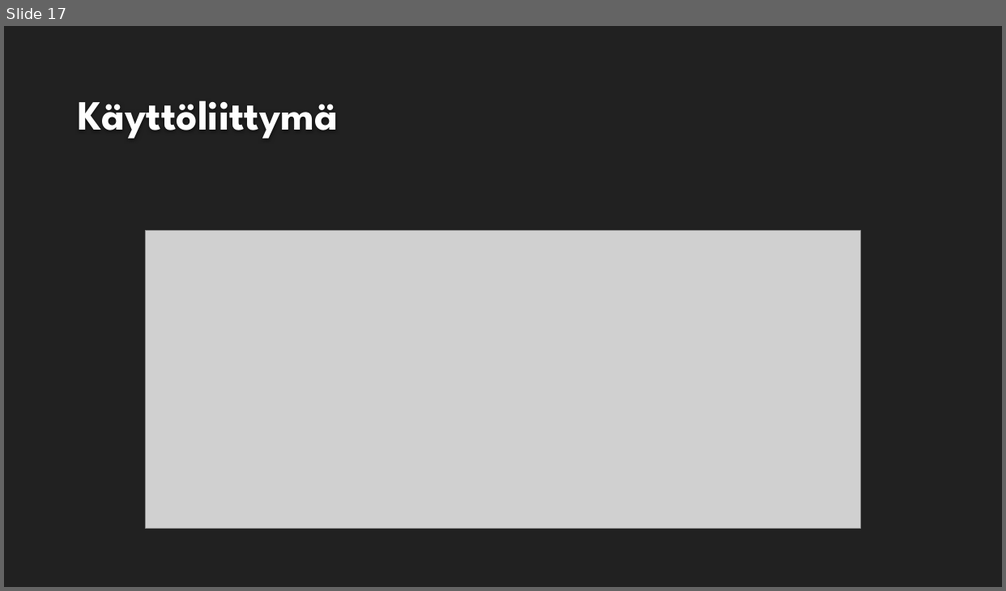
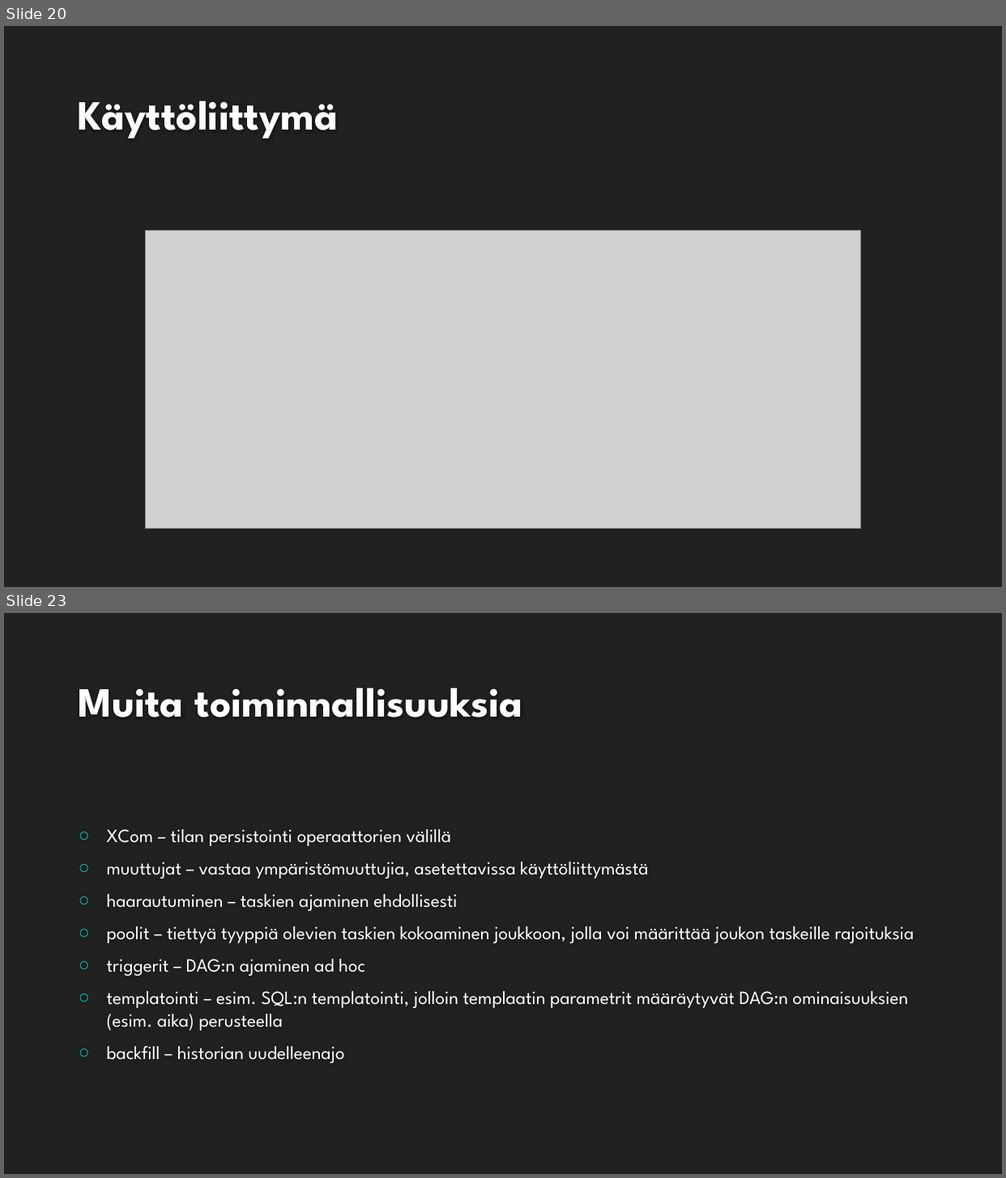
Before and after one commit to mremes/airflow-koulutus, a slide deck: presentation/Airflow_koulutus.pptx. Shown one above the other, each under a label of ours: slide 17 before the commit, slides 20 and 23 after it; the slides between them are not shown. The pictures are 1006x591 and 1006x1178 pixels, drawn with LibreOffice and Linux fonts; fonts in the diff are those of the drawing; grey boxes stand for pictures; background and template pictures are left out. Boxes give left, top, right and bottom in pixels: in the first picture for what was removed or moved away, otherwise in the second. Text is boxed around its words. In the diff, an @@ line names an element or a change of style, - is before the commit and + after.

```diff
--- a/presentation/Airflow_koulutus.pptx
+++ b/presentation/Airflow_koulutus.pptx
@@ slide 23 added at (4,613,1002,1174), background #212121 @@
@@ title added at (78,688,522,717), 40 pt, text #FEFEFE, bold @@
+Muita toiminnallisuuksia
@@ text added at (107,829,914,1063), 18 pt, text #FFFFFF @@
+○ XCom – tilan persistointi operaattorien välillä
+○ muuttujat – vastaa ympäristömuuttujia, asetettavissa käyttöliittymästä
+○ haarautuminen – taskien ajaminen ehdollisesti
+○ poolit – tiettyä tyyppiä olevien taskien kokoaminen joukkoon, jolla voi määrittää joukon taskeille rajoituksia
+○ triggerit – DAG:n ajaminen ad hoc
+○ templatointi – esim. SQL:n templatointi, jolloin templaatin parametrit määräytyvät DAG:n ominaisuuksien (esim. aika) perusteella
+○ backfill – historian uudelleenajo
@@ what was slide 17 is now slide 20 @@
```
Also in this commit, not shown: 7 slides changed, 4 other slides added.
